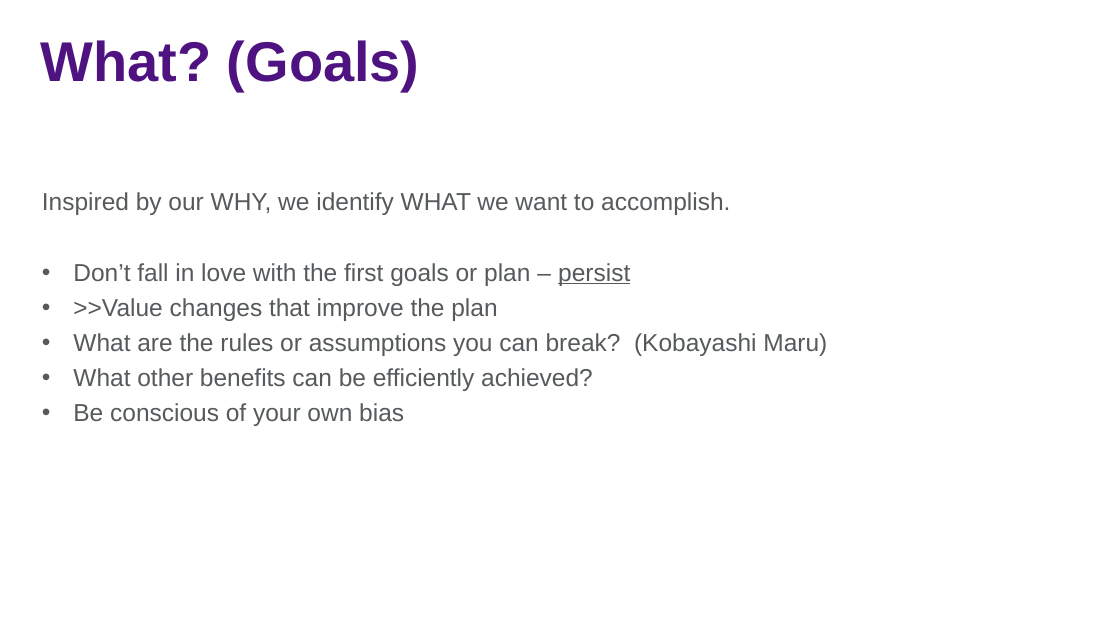
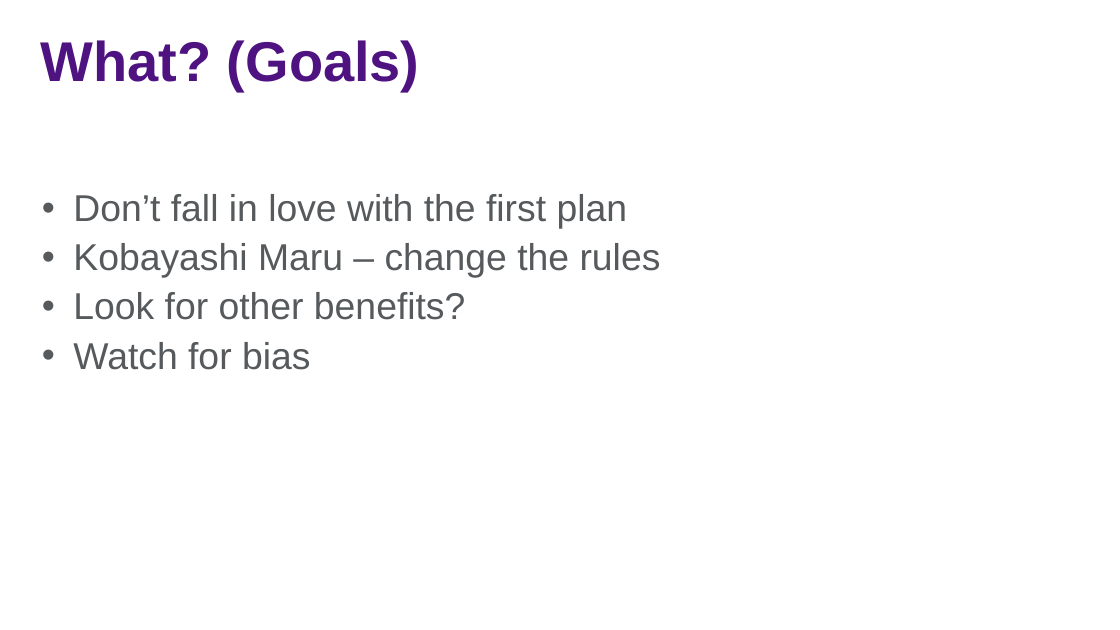
Before and after one commit to jasonjwood/presentations, a slide deck: slide 8 of InFusion2016 - Getting It Done - Jason Wood.pptx. Drawn at 1120x630 pixels with LibreOffice and Linux fonts; fonts in the diff are those of the drawing; background and template pictures are left out. Boxes give left, top, right and bottom in pixels: in the first picture for what was removed or moved away, otherwise in the second. Text is boxed around its words. In the diff, an @@ line names an element or a change of style, - is before the commit and + after.

```diff
--- a/InFusion2016 - Getting It Done - Jason Wood.pptx
+++ b/InFusion2016 - Getting It Done - Jason Wood.pptx
@@ text at [73, 194, 661, 370]: text changed; size 21 to 32 pt @@
-Inspired by our WHY, we identify WHAT we want to accomplish.
-• Don’t fall in love with the first goals or plan – persist
-• >>Value changes that improve the plan
-• What are the rules or assumptions you can break? (Kobayashi Maru)
-• What other benefits can be efficiently achieved?
-• Be conscious of your own bias
+• Don’t fall in love with the first plan
+• Kobayashi Maru – change the rules
+• Look for other benefits?
+• Watch for bias
```
Also in this commit, not shown: 13 other slides changed.
